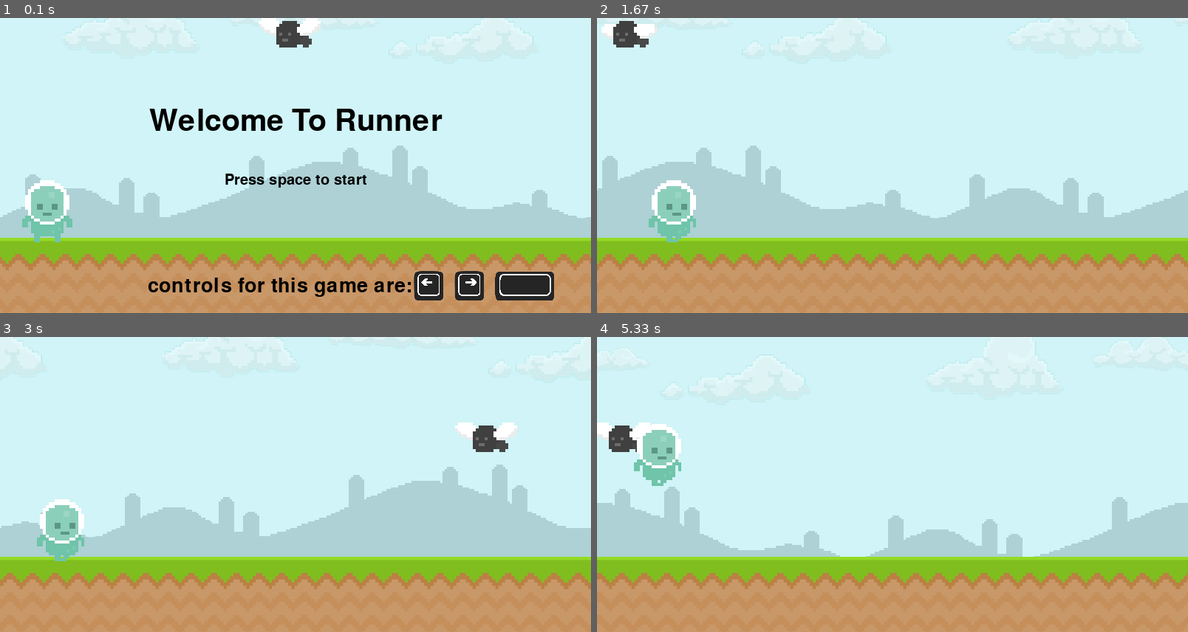
Above: before the commit, frames 1-4 (two rows, left to right).
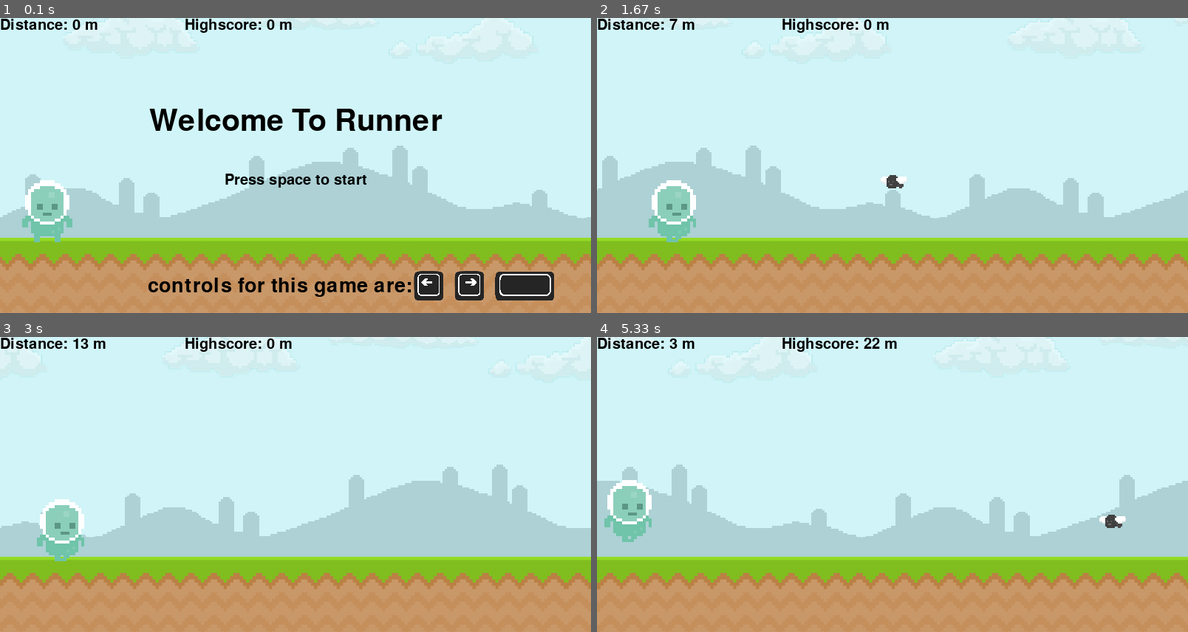
Above: after the commit, the same moments.

Repository: Mraakz/pygame-Learn
Game: pygame game, started from main.py
The game is run twice, just before and just after one commit, with the same random seed, the same clock (stepped at 60 frames per second) and the same inputs.
Inputs:
- Up to frame 1 (0.1 s): no input
- Up to frame 2 (1.67 s): tap Space at 0.33 s; hold Right 0.67-1.13 s; hold Right 1.17-1.63 s
- Up to frame 3 (3 s): hold Left 1.67-2.2 s; hold Left 2.23-2.63 s; hold Right from 2.67 s (still down)
- Up to frame 4 (5.33 s): release Right at 3.3 s; tap Space at 3.33, 3.73, 4.03, 4.23, 4.53, 4.73, 5.03, 5.23 s; hold Left 3.67-4.13 s; hold Right 4.17-4.63 s; hold Right 4.67-5.13 s; hold Left from 5.17 s (still down)

The runs differ from the first frame. In frame 1, 1.3% of the frame differs, in the area x 0-55%, y 0-10%; in frame 2, 1.2%; in frame 3, 1.4%; in frame 4, 15%, in the area x 0-100%, y 0-86%.

Commit message:
11/24/2023 9:33

Diff:
--- a/Bereken_Text_size.py
+++ b/Bereken_Text_size.py
@@ -17,7 +17,7 @@
 
 screen_width=800
 screen_height=400
-text_width=279
+text_width=227
 text_height=41
 
 awnser=Screen_size(screen_width, text_width, screen_height, text_height)
--- a/main.py
+++ b/main.py
@@ -1,19 +1,6 @@
 import pygame
 import sys
 import random
-
-space = False
-prespace = False
-
-def spaced():
-    global space, prespace, y, sy, s2y
-    if not prespace:
-        prespace = True
-        space = True
-        while y >= 120:
-            y -= 2
-        sy += 30
-        s2y += 30
 
 pygame.init()
 screen = pygame.display.set_mode((800,400))
@@ -43,13 +30,15 @@
 Space_button = pygame.transform.scale(Space_button,(80, keys))
 
 #Start text
+score = 0
+distance = f'Distance: {score} m'
 font1 = pygame.font.SysFont("None", 60)
 font2 =pygame.font.SysFont("None", 40)
 font3 =pygame.font.SysFont("None", 30)
+font4 =pygame.font.SysFont("None", 30)
 text1 = font1.render('Welcome To Runner', True, 'Black')
 text2 = font2.render('controls for this game are:', True, 'Black')
 text3 = font3.render('Press space to start', True, 'Black')
-
 #txt_width = text1.get_width()
 #txt_height = text1.get_height()
 
@@ -69,14 +58,17 @@
 SKY_MOVEMENT = pygame.USEREVENT + 4
 GROUND_MOVEMENT = pygame.USEREVENT + 5
 CUSTOM_EVEN = pygame.USEREVENT + 6
-
+DISTANCE_COUNTER = pygame.USEREVENT + 7
 # Create a timer to trigger the custom event after a delay (1000 milliseconds)
+speed = 200
+
 pygame.time.set_timer(PLAYER_MOVEMENT, 400)
 pygame.time.set_timer(FLY_MOVEMENT, 100)
-pygame.time.set_timer(FLY_MOVEMENT2, 15)
+pygame.time.set_timer(FLY_MOVEMENT2, 10)
 pygame.time.set_timer(SKY_MOVEMENT, 20)
 pygame.time.set_timer(GROUND_MOVEMENT, 15)
-pygame.time.set_timer(CUSTOM_EVEN, 1000)
+pygame.time.set_timer(CUSTOM_EVEN, 4)
+pygame.time.set_timer(DISTANCE_COUNTER, speed)
 
 running = True
 
@@ -88,22 +80,25 @@
 rax, ray = 615, 343
 spx, spy = 670, 343
 
+
 start = False
 
 def starting():
     screen.blit(text1,(txx1, txy1))
     screen.blit(text2,(txx2, txy2))
     screen.blit(text3,(txx3, txy3))
+    screen.blit(text4,(0, 0))
     screen.blit(Left_arrow,(lax, lay))
     screen.blit(Right_arrow,(rax, ray))
     screen.blit(Space_button,(spx, spy))
 
 space = False
-prespace = False
+space1 = False
+space2 = False
+
 right = False
 left = False
 x, y = 30, 220
-
 
 back = True
 gx = 0
@@ -115,23 +110,44 @@
 s2x = 800
 s2y = -80
 
-ran_fly_pos = 0
-fly_x = 350
+ran_fly_pos = 230
+fly_x = -60
+
+def spaced():
+    global space, space1, space2, y, sy, s2y
+    y-= 2
+    if y == 60:
+        space1 = False
+        space2 = True
+
+def despace():
+    global space, space2, y, sy, s2y
+    y+= 2
+    if y == 220:
+        space2 = False
+        space = False
 
 def random_fly_number():
     global ran_fly_pos
     ran_fly_pos
     ran_fly_pos = 0
-    ran_fly_pos = random.randint(50,258)
+    ran_fly_pos = random.randint(190,258)
     return ran_fly_pos
 
 def images():
+    global fly, distance, text4, score, high_score, h_score
+    fly = pygame.transform.scale(fly,(40, 20))
+    distance = f'Distance: {score} m'
+    h_score = f'Highscore: {high_score} m'
     screen.blit(sky1,(sx,sy))
     screen.blit(sky2,(s2x,s2y))
     screen.blit(ground1,(gx,gy))
     screen.blit(ground2,(g2x,g2y))
     screen.blit(fly,(fly_x, ran_fly_pos))
     screen.blit(player,(x , y))
+    text4 = font4.render(distance, True, 'Black')
+    text5 = font4.render(h_score, True, "BLACK")
+    screen.blit(text5,(250, 0))
 
 def text_out():
     global txt_width, txt_height
@@ -148,6 +164,19 @@
     txy2, txy3 = 350, 210
     lay, ray, spy = 343, 343, 343
 
+def sky_move():
+    global sx, s2x
+    sx-= 5
+    if sx <= -805:
+        sx = 800
+        print("picture sky1 has reach out of screen")
+    else:
+        if sx != 800:
+            s2x -= 5
+            if s2x == -800:
+                s2x = 800
+                print("picture sky2 has reach out of screen")
+
 def fly_move():
     global fly_x
     if fly_x >= -84:
@@ -156,8 +185,45 @@
             random_fly_number()
             fly_x = 884
 
+def ground_move():
+    global gx, g2x
+    gx-= 5
+    if gx <= -805:
+        gx = 800
+        print("picture ground1 has reach out of screen")
+        #print(txt_width, txt_height)
+    else:
+        if gx != 800:
+            g2x -= 5
+            if g2x == -800:
+                g2x = 800
+                print("picture ground2 has reach out of screen")
+
+def d_c():
+    global score
+    score +=1
+
+def game_over():
+    global gameover, high_score, text1, score
+    global txx1, txy1, txx2, txy2, txx3, txy3, lax, lay, rax, ray, spx, spy, fly_x, x, y
+    global txt_height, txt_width
+    if gameover:
+        text1 = font1.render("Game Over", True, "BLACK")
+        txx1, txy1 = 287, 120
+        txx2, txy2 = 200, 350
+        txx3, txy3 = 304, 210
+        lax, lay= 560, 343
+        rax, ray = 615, 343
+        spx, spy = 670, 343
+        fly_x = -60
+        score = 0
+        gameover = False
+
+high_score = 0
+gameover = False
 
 while running:
+
     images()
     starting()
 
@@ -166,7 +232,7 @@
         if event.type == pygame.QUIT:
             pygame.quit()
             exit()
-        if event.type == pygame.KEYDOWN and event.key == pygame.K_SPACE:
+        if event.type == pygame.KEYDOWN and event.key == pygame.K_SPACE and start == False and not gameover:
             start = True
             text_out()
             print("started")
@@ -175,7 +241,7 @@
             start = False
             text_in()
             print("user have pressed escape")
-            print(txt_width,txt_height)
+            #print(txt_width,txt_height)
 
         if start == True:
             if event.type == PLAYER_MOVEMENT:
@@ -190,48 +256,26 @@
                 fly_move()
 
             if event.type == SKY_MOVEMENT:
-                sx-= 5
-                if sx <= -805:
-                    sx = 800
-                    print("picture sky1 has reach out of screen")
-                else:
-                    if sx != 800:
-                        s2x -= 5
-                        if s2x == -800:
-                            s2x = 800
-                            print("picture sky2 has reach out of screen")
-
-
+                sky_move()
 
             if event.type == GROUND_MOVEMENT:
-                gx-= 5
-                if gx <= -805:
-                    gx = 800
-                    print("picture ground1 has reach out of screen")
-                    #print(txt_width, txt_height)
-                else:
-                    if gx != 800:
-                        g2x -= 5
-                        if g2x == -800:
-                            g2x = 800
-                            print("picture ground2 has reach out of screen")
-
-
-            elif event.type == pygame.KEYDOWN and event.key == pygame.K_SPACE:
-                spaced()
-                print("Spacebar pressed - Action 1")
-
-
-            elif event.type == CUSTOM_EVEN and space:
-                while y != 220:
-                    y += 2
-                sy -= 30
-                s2y -= 30
-                print("Action 2")
-                space = False
-                prespace = space
-
-            elif event.type == pygame.KEYDOWN and event.key == pygame.K_RIGHT:
+                ground_move()
+
+            if event.type == DISTANCE_COUNTER:
+                d_c()
+
+            if event.type == CUSTOM_EVEN and space == True:
+                space1 = True
+                if y != 60 and space1 and not space2:
+                    spaced()
+                if y != 220 and space2:
+                    despace()
+
+
+            if event.type == pygame.KEYDOWN and event.key == pygame.K_SPACE:
+                space = True
+
+            if event.type == pygame.KEYDOWN and event.key == pygame.K_RIGHT:
                 right = True
                 print("right button has been pressed")
 
@@ -246,6 +290,27 @@
             while left:
                 x-=20
                 left = False
+
+            gameover = False
+            fly_width = 8
+            fly_height = 8
+            fly_rect = pygame.Rect(fly_x, ran_fly_pos, fly_width, fly_height)
+            player_rect = player.get_rect(topleft = (x , y))
+            if player_rect.colliderect(fly_rect):
+                pass
+                if not gameover:
+                    print("user has colided")
+                    gameover = True
+                    start = False
+                    if score > high_score:
+                        high_score = score
+                    x, y = 30, 220
+                    space = False
+                    space1 = False
+                    space2 = False
+                    game_over()
+
+
 
     pygame.display.update()
     clock.tick(360)
--- a/test.py
+++ b/test.py
@@ -1,7 +1,6 @@
 import pygame
 import sys
 import random
-
 
 pygame.init()
 screen = pygame.display.set_mode((800,400))
@@ -61,7 +60,7 @@
 CUSTOM_EVEN = pygame.USEREVENT + 6
 DISTANCE_COUNTER = pygame.USEREVENT + 7
 # Create a timer to trigger the custom event after a delay (1000 milliseconds)
-speed = 400
+speed = 200
 
 pygame.time.set_timer(PLAYER_MOVEMENT, 400)
 pygame.time.set_timer(FLY_MOVEMENT, 100)
@@ -136,9 +135,10 @@
     return ran_fly_pos
 
 def images():
-    global fly, distance, text4, score
+    global fly, distance, text4, score, high_score, h_score
     fly = pygame.transform.scale(fly,(40, 20))
     distance = f'Distance: {score} m'
+    h_score = f'Highscore: {high_score} m'
     screen.blit(sky1,(sx,sy))
     screen.blit(sky2,(s2x,s2y))
     screen.blit(ground1,(gx,gy))
@@ -146,6 +146,8 @@
     screen.blit(fly,(fly_x, ran_fly_pos))
     screen.blit(player,(x , y))
     text4 = font4.render(distance, True, 'Black')
+    text5 = font4.render(h_score, True, "BLACK")
+    screen.blit(text5,(250, 0))
 
 def text_out():
     global txt_width, txt_height
@@ -201,6 +203,24 @@
     global score
     score +=1
 
+def game_over():
+    global gameover, high_score, text1, score
+    global txx1, txy1, txx2, txy2, txx3, txy3, lax, lay, rax, ray, spx, spy, fly_x, x, y
+    global txt_height, txt_width
+    if gameover:
+        text1 = font1.render("Game Over", True, "BLACK")
+        txx1, txy1 = 287, 120
+        txx2, txy2 = 200, 350
+        txx3, txy3 = 304, 210
+        lax, lay= 560, 343
+        rax, ray = 615, 343
+        spx, spy = 670, 343
+        fly_x = -60
+        score = 0
+        gameover = False
+
+high_score = 0
+gameover = False
 
 while running:
 
@@ -212,7 +232,7 @@
         if event.type == pygame.QUIT:
             pygame.quit()
             exit()
-        if event.type == pygame.KEYDOWN and event.key == pygame.K_SPACE and start == False:
+        if event.type == pygame.KEYDOWN and event.key == pygame.K_SPACE and start == False and not gameover:
             start = True
             text_out()
             print("started")
@@ -251,6 +271,7 @@
                 if y != 220 and space2:
                     despace()
 
+
             if event.type == pygame.KEYDOWN and event.key == pygame.K_SPACE:
                 space = True
 
@@ -270,12 +291,26 @@
                 x-=20
                 left = False
 
+            gameover = False
             fly_width = 8
             fly_height = 8
             fly_rect = pygame.Rect(fly_x, ran_fly_pos, fly_width, fly_height)
             player_rect = player.get_rect(topleft = (x , y))
             if player_rect.colliderect(fly_rect):
-                print("user colided with fly")
+                pass
+                if not gameover:
+                    print("user has colided")
+                    gameover = True
+                    start = False
+                    if score > high_score:
+                        high_score = score
+                    x, y = 30, 220
+                    space = False
+                    space1 = False
+                    space2 = False
+                    game_over()
+
+
 
     pygame.display.update()
     clock.tick(360)
--- a/test2.py
+++ b/test2.py
@@ -60,7 +60,7 @@
 CUSTOM_EVEN = pygame.USEREVENT + 6
 DISTANCE_COUNTER = pygame.USEREVENT + 7
 # Create a timer to trigger the custom event after a delay (1000 milliseconds)
-speed = 400
+speed = 200
 
 pygame.time.set_timer(PLAYER_MOVEMENT, 400)
 pygame.time.set_timer(FLY_MOVEMENT, 100)
@@ -135,9 +135,10 @@
     return ran_fly_pos
 
 def images():
-    global fly, distance, text4, score
+    global fly, distance, text4, score, high_score, h_score
     fly = pygame.transform.scale(fly,(40, 20))
     distance = f'Distance: {score} m'
+    h_score = f'Highscore: {high_score} m'
     screen.blit(sky1,(sx,sy))
     screen.blit(sky2,(s2x,s2y))
     screen.blit(ground1,(gx,gy))
@@ -145,6 +146,8 @@
     screen.blit(fly,(fly_x, ran_fly_pos))
     screen.blit(player,(x , y))
     text4 = font4.render(distance, True, 'Black')
+    text5 = font4.render(h_score, True, "BLACK")
+    screen.blit(text5,(250, 0))
 
 def text_out():
     global txt_width, txt_height
@@ -200,6 +203,24 @@
     global score
     score +=1
 
+def game_over():
+    global gameover, high_score, text1, score
+    global txx1, txy1, txx2, txy2, txx3, txy3, lax, lay, rax, ray, spx, spy, fly_x, x, y
+    global txt_height, txt_width
+    if gameover:
+        text1 = font1.render("Game Over", True, "BLACK")
+        txx1, txy1 = 287, 120
+        txx2, txy2 = 200, 350
+        txx3, txy3 = 304, 210
+        lax, lay= 560, 343
+        rax, ray = 615, 343
+        spx, spy = 670, 343
+        fly_x = -60
+        score = 0
+        gameover = False
+
+high_score = 0
+gameover = False
 
 while running:
 
@@ -211,7 +232,7 @@
         if event.type == pygame.QUIT:
             pygame.quit()
             exit()
-        if event.type == pygame.KEYDOWN and event.key == pygame.K_SPACE and start == False:
+        if event.type == pygame.KEYDOWN and event.key == pygame.K_SPACE and start == False and not gameover:
             start = True
             text_out()
             print("started")
@@ -250,6 +271,7 @@
                 if y != 220 and space2:
                     despace()
 
+
             if event.type == pygame.KEYDOWN and event.key == pygame.K_SPACE:
                 space = True
 
@@ -269,12 +291,26 @@
                 x-=20
                 left = False
 
+            gameover = False
             fly_width = 8
             fly_height = 8
             fly_rect = pygame.Rect(fly_x, ran_fly_pos, fly_width, fly_height)
             player_rect = player.get_rect(topleft = (x , y))
             if player_rect.colliderect(fly_rect):
-                print("user colided with fly")
+                pass
+                if not gameover:
+                    print("user has colided")
+                    gameover = True
+                    start = False
+                    if score > high_score:
+                        high_score = score
+                    x, y = 30, 220
+                    space = False
+                    space1 = False
+                    space2 = False
+                    game_over()
+
+
 
     pygame.display.update()
     clock.tick(360)
--- a/test3.py
+++ b/test3.py
@@ -1,8 +1,180 @@
+import pygame
+import sys
 import random
-def random_fly_number():
-    x = 0
-    x = random.randint(50,258)
-    print(x)
 
+pygame.init()
+screen_width, screen_height = 800, 400
+screen = pygame.display.set_mode((screen_width, screen_height))
+pygame.display.set_caption('Runner')
+clock = pygame.time.Clock()
 
-random_fly_number()
+# Load images
+sky1 = pygame.image.load('graphics/Sky1.png').convert_alpha()
+sky1 = pygame.transform.scale(sky1, (screen_width, screen_height))
+
+sky2 = pygame.image.load('graphics/Sky2.png').convert_alpha()
+sky2 = pygame.transform.scale(sky2, (screen_width, screen_height))
+
+ground1 = pygame.image.load('graphics/ground1.png')
+ground2 = pygame.image.load('graphics/ground2.png')
+
+player_images = ['graphics/player1.png', 'graphics/player2.png', 'graphics/player3.png']
+fly_images = ['graphics/Fly1.png', 'graphics/Fly2.png', 'graphics/Fly1.png']
+
+player_index = 0
+fly_index = 0
+player = pygame.image.load(player_images[player_index])
+fly = pygame.image.load(fly_images[fly_index])
+
+# Set up constants
+PLAYER_MOVEMENT = pygame.USEREVENT + 1
+FLY_MOVEMENT = pygame.USEREVENT + 2
+SKY_MOVEMENT = pygame.USEREVENT + 3
+GROUND_MOVEMENT = pygame.USEREVENT + 4
+CUSTOM_EVENT = pygame.USEREVENT + 5
+DISTANCE_COUNTER = pygame.USEREVENT + 6
+
+speed = 200
+pygame.time.set_timer(PLAYER_MOVEMENT, 400)
+pygame.time.set_timer(FLY_MOVEMENT, 100)
+pygame.time.set_timer(SKY_MOVEMENT, 20)
+pygame.time.set_timer(GROUND_MOVEMENT, 15)
+pygame.time.set_timer(CUSTOM_EVENT, 4)
+pygame.time.set_timer(DISTANCE_COUNTER, speed)
+
+# Set up fonts
+font1 = pygame.font.SysFont("None", 60)
+font2 = pygame.font.SysFont("None", 40)
+font3 = pygame.font.SysFont("None", 30)
+font4 = pygame.font.SysFont("None", 30)
+
+# Set up text
+text1 = font1.render('Welcome To Runner', True, 'Black')
+text2 = font2.render('controls for this game are:', True, 'Black')
+text3 = font3.render('Press space to start', True, 'Black')
+text4 = font4.render('', True, 'Black')
+
+txx1, txy1 = 202, 120
+txx2, txy2 = 200, 350
+txx3, txy3 = 304, 210
+lax, lay = 560, 343
+rax, ray = 615, 343
+spx, spy = 670, 343
+
+# Initialize variables
+start = False
+space = False
+space1 = False
+space2 = False
+right = False
+left = False
+x, y = 30, 220
+sx, sy = 0, -80
+s2x, s2y = 800, -80
+gx, gy = 0, 298
+g2x, g2y = 800, 298
+fly_x = -60
+ran_fly_pos = 230
+score = 0
+high_score = 0
+game_over = False
+
+# Main game loop
+while True:
+    for event in pygame.event.get():
+        if event.type == pygame.QUIT:
+            pygame.quit()
+            sys.exit()
+
+        if event.type == PLAYER_MOVEMENT:
+            player_index = (player_index + 1) % len(player_images)
+            player = pygame.image.load(player_images[player_index])
+
+        if event.type == FLY_MOVEMENT:
+            fly_index = (fly_index + 1) % len(fly_images)
+            fly = pygame.image.load(fly_images[fly_index])
+
+        if event.type == FLY_MOVEMENT:
+            fly_x -= 4
+            if fly_x <= -84:
+                ran_fly_pos = random.randint(190, 258)
+                fly_x = 884
+
+        if event.type == SKY_MOVEMENT:
+            sx -= 5
+            if sx <= -805:
+                sx = 800
+            else:
+                if sx != 800:
+                    s2x -= 5
+                    if s2x == -800:
+                        s2x = 800
+
+        if event.type == GROUND_MOVEMENT:
+            gx -= 5
+            if gx <= -805:
+                gx = 800
+            else:
+                if gx != 800:
+                    g2x -= 5
+                    if g2x == -800:
+                        g2x = 800
+
+        if event.type == DISTANCE_COUNTER:
+            score += 1
+
+        if event.type == CUSTOM_EVENT and space:
+            space1 = True
+            if y != 60 and space1 and not space2:
+                y -= 2
+            if y != 220 and space2:
+                y += 2
+
+        if event.type == pygame.KEYDOWN:
+            if event.key == pygame.K_SPACE:
+                space = True
+
+            if event.key == pygame.K_RIGHT:
+                right = True
+
+            elif event.key == pygame.K_LEFT:
+                left = True
+
+    if start:
+        if right:
+            x += 20
+            right = False
+
+        if left:
+            x -= 20
+            left = False
+
+    if game_over:
+        game_over = False
+        if score > high_score:
+            high_score = score
+        x, y = 30, 220
+        space = False
+        space1 = False
+        space2 = False
+
+    game_over_rect = player.get_rect(topleft=(x, y)).colliderect(
+        pygame.Rect(fly_x, ran_fly_pos, 40, 20)
+    )
+    if game_over_rect:
+        print("Game Over!")
+        game_over = True
+        start = False
+
+    screen.blit(sky1, (sx, sy))
+    screen.blit(sky2, (s2x, s2y))
+    screen.blit(ground1, (gx, gy))
+    screen.blit(ground2, (g2x, g2y))
+    screen.blit(fly, (fly_x, ran_fly_pos))
+    screen.blit(player, (x, y))
+    text4 = font4.render(f'Distance: {score} m', True, 'Black')
+    text5 = font4.render(f'Highscore: {high_score} m', True, 'Black')
+    screen.blit(text5, (250, 0))
+
+    pygame.display.update()
+    clock.tick(360)
